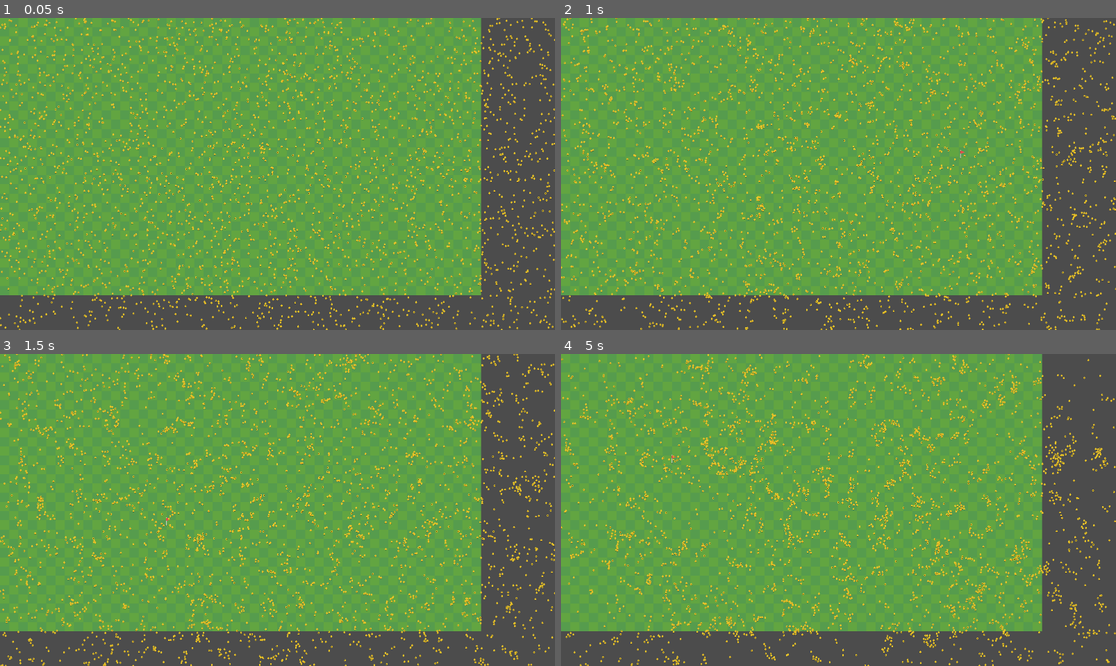
Above: before the commit, frames 1-4 (two rows, left to right).
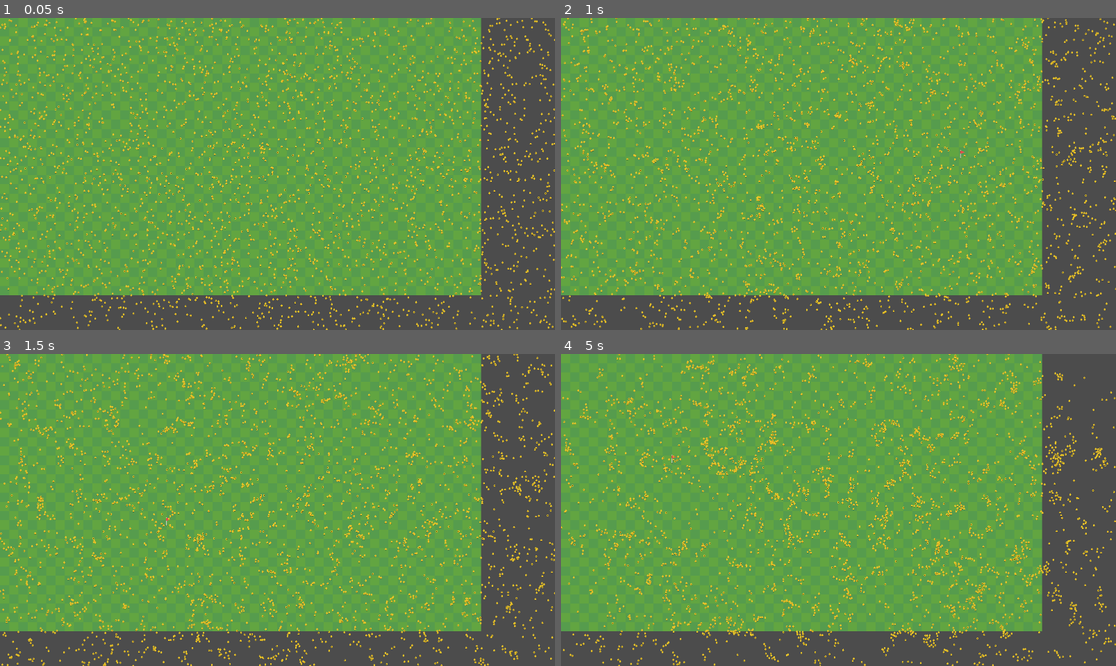
Above: after the commit, the same moments.

Repository: kyrick/godot-boids-acceleration-structure
Game: Godot game, scene res://Levels/RandomSpawn/RandomSpawn.tscn
Two runs of this game, one before a commit and one after it. Both use one fixed random seed, a clock stepped at 60 frames per second and the inputs below. The project has no main scene, so this scene is started directly.
Inputs (mouse positions are in pixels of both pictures, inside the frame that each line leads up to):
- Up to frame 1 (0.05 s): no input
- Up to frame 2 (1 s): move the mouse to (960, 158) at 0.52 s; click (960, 158) at 0.67 s
- Up to frame 3 (1.5 s): move the mouse to (166, 525) at 1.27 s; click (166, 525) at 1.42 s
- Up to frame 4 (5 s): move the mouse to (894, 441) at 2.02 s; click (894, 441) at 2.17 s; move the mouse to (810, 572) at 2.77 s; click (810, 572) at 2.92 s; move the mouse to (1005, 556) at 3.52 s; click (1005, 556) at 3.67 s; move the mouse to (672, 463) at 4.27 s; click (672, 463) at 4.42 s

Frame 1 is identical in both runs. In frame 2, less than 0.1% of the frame differs, in the area x 0-100%, y 0-100%; in frame 3, 0.2%; in frame 4, 2.0%.

Commit message:
don't level wrap the view-able cells

Diff:
--- a/Nodes/AccelStruct/AccelStructure.gd
+++ b/Nodes/AccelStruct/AccelStructure.gd
@@ -2,7 +2,6 @@
 
 var _cells: Array
 var _scale: int
-var _map: Dictionary = {}
 
 var x_min: int
 var x_max: int
@@ -38,8 +37,6 @@
 
 
 func remove_body(body: Node2D, scaled_point: Vector2) -> void:
-#	var loc: int = _cells[scaled_point.x][scaled_point.y].find(body)
-#	_cells[scaled_point.x][scaled_point.y].remove(loc)
 	_cells[scaled_point.x][scaled_point.y].erase(body)
 
 
@@ -60,12 +57,15 @@
 	var xx = x -1 if facing.x <= 0 else x + 1
 	var yy = y - 1 if facing.y <= 0 else y + 1
 
-	xx = wrapi(xx, 0, x_max)
-	yy = wrapi(yy, 0, y_max)
+	var xx_in_bounds: bool = xx >= 0 and xx <= x_max
+	var yy_in_bounds: bool = yy >= 0 and yy <= y_max
 
 	var bodies = [_cells[x][y]]
-	bodies.append(_cells[xx][y])
-	bodies.append(_cells[x][yy])
-	bodies.append(_cells[xx][yy])
+	if xx_in_bounds:
+		bodies.append(_cells[xx][y])
+	if yy_in_bounds:
+		bodies.append(_cells[x][yy])
+	if xx_in_bounds and yy_in_bounds:
+		bodies.append(_cells[xx][yy])
 
 	return bodies
